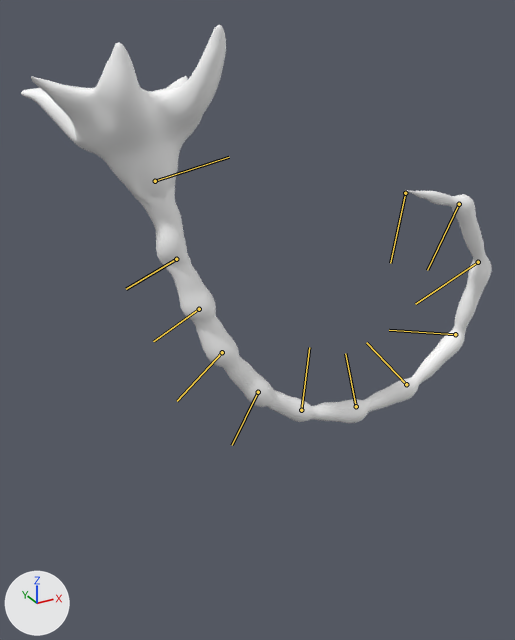
Renders of the FBX model Assets/_Own/Objects/Plants/Ceiling_Plant/Ceiling_Plant_Rigged.fbx from each side of a commit.
Rendered twice from a 50 mm lens placed at (-0.479, -1.371, 0.16), pointed at (0.296, 0.038, -0.544). The axes (+X, +Y, +Z) are drawn at lower left. The lights are the same throughout. Both versions are drawn at frame 191 of the action 'Take 001'; the numbers are the values there. The bones that bend it are drawn over the model as lines.

Objects in the first picture: 'Ceiling_Plant_Low1:polySurface1'.
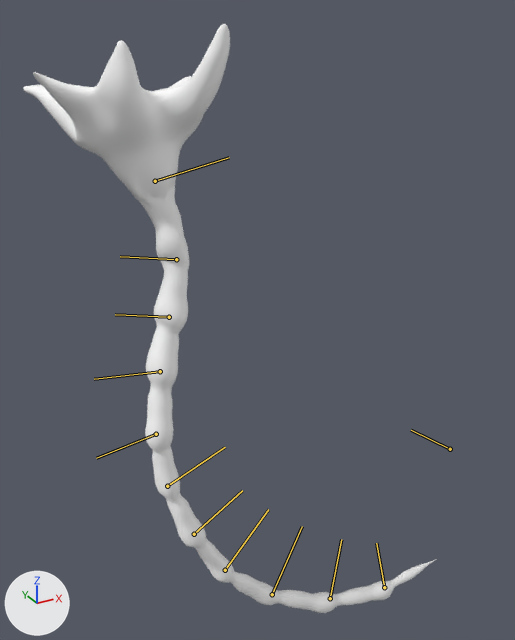
Commit message: Fixed Ceiling_Plant Animation

The edits, one by one:
Bone 'joint2' (bone_joint2) turns from (-6, 0, -40) to (-1, 0, -8) degrees about its own x, y and z.
Bone 'joint3' (bone_joint3) turns from (-1, 0, -7) to (0, 0, -2) degrees about its own x, y and z.
Bone 'joint4' (bone_joint4) turns from (-1, 1, -7) to (0, 0, -1) degrees about its own x, y and z.
Bone 'joint5' (bone_joint5) turns from (-1, 2, -8) to (0, 0, -2) degrees about its own x, y and z.
Bone 'joint6' (bone_joint6) turns from (-1, -2, 9) to (0, 0, 0) degrees about its own x, y and z.
Bone 'joint7' (bone_joint7) turns from (0, -2, 13) to (0, 0, 1) degrees about its own x, y and z.
Bone 'joint8' (bone_joint8) turns from (-1, -4, 16) to (0, 0, 3) degrees about its own x, y and z.
Bone 'joint9' (bone_joint9) turns from (-3, -5, 24) to (0, -1, 3) degrees about its own x, y and z.
Bone 'joint10' (bone_joint10) turns from (-3, -6, 28) to (0, 0, 3) degrees about its own x, y and z.
Bone 'joint11' (bone_joint11) turns from (-2, -7, 24) to (0, -1, 5) degrees about its own x, y and z.

What differs and where, as boxes [x1, y1, x2, y2] in the pictures (515 x 640 px):
'Ceiling_Plant_Low1:polySurface1', posed (12% narrower, 48% taller): before [21, 25, 492, 423]; after [23, 24, 436, 613]
bone 'joint2', root to tip: before (176, 259) to (126, 289); after (176, 259) to (120, 256)
bone 'joint3', root to tip: before (199, 309) to (153, 341); after (169, 317) to (115, 314)
bone 'joint4', root to tip: before (222, 352) to (177, 401); after (160, 371) to (94, 379)
bone 'joint5', root to tip: before (258, 392) to (232, 445); after (156, 434) to (96, 458)
bone 'joint6', root to tip: before (301, 410) to (309, 347); after (167, 486) to (225, 447)
bone 'joint7', root to tip: before (356, 406) to (345, 353); after (194, 534) to (242, 490)
bone 'joint8', root to tip: before (406, 384) to (366, 342); after (225, 570) to (268, 509)
bone 'joint9', root to tip: before (455, 334) to (389, 330); after (272, 594) to (302, 526)
bone 'joint10', root to tip: before (478, 262) to (415, 304); after (330, 598) to (341, 539)
bone 'joint11', root to tip: before (459, 204) to (427, 270); after (384, 587) to (376, 543)
